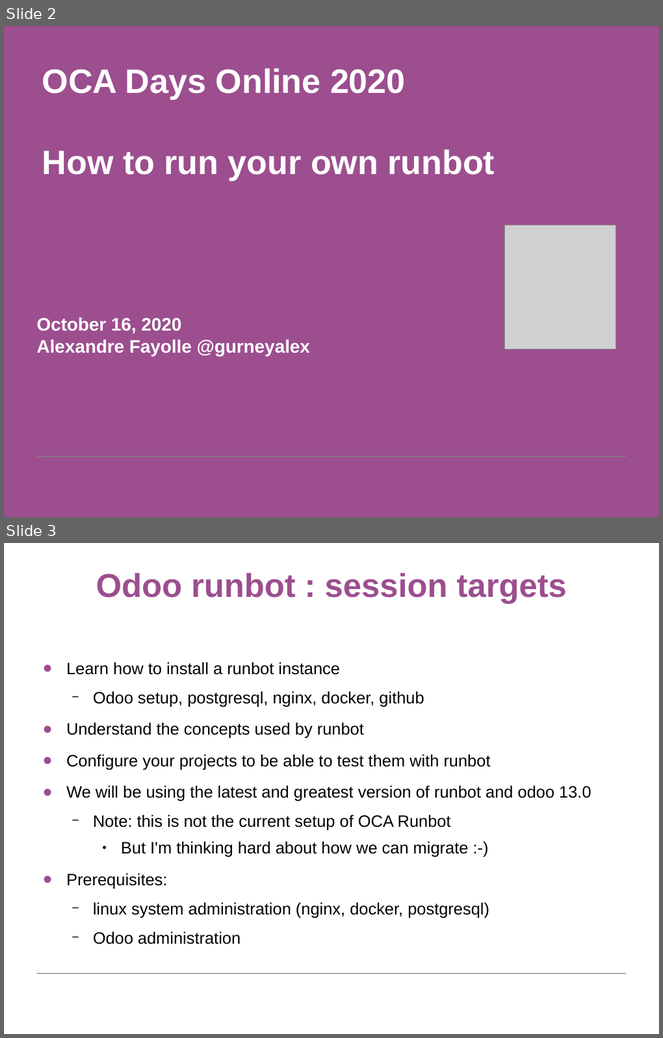
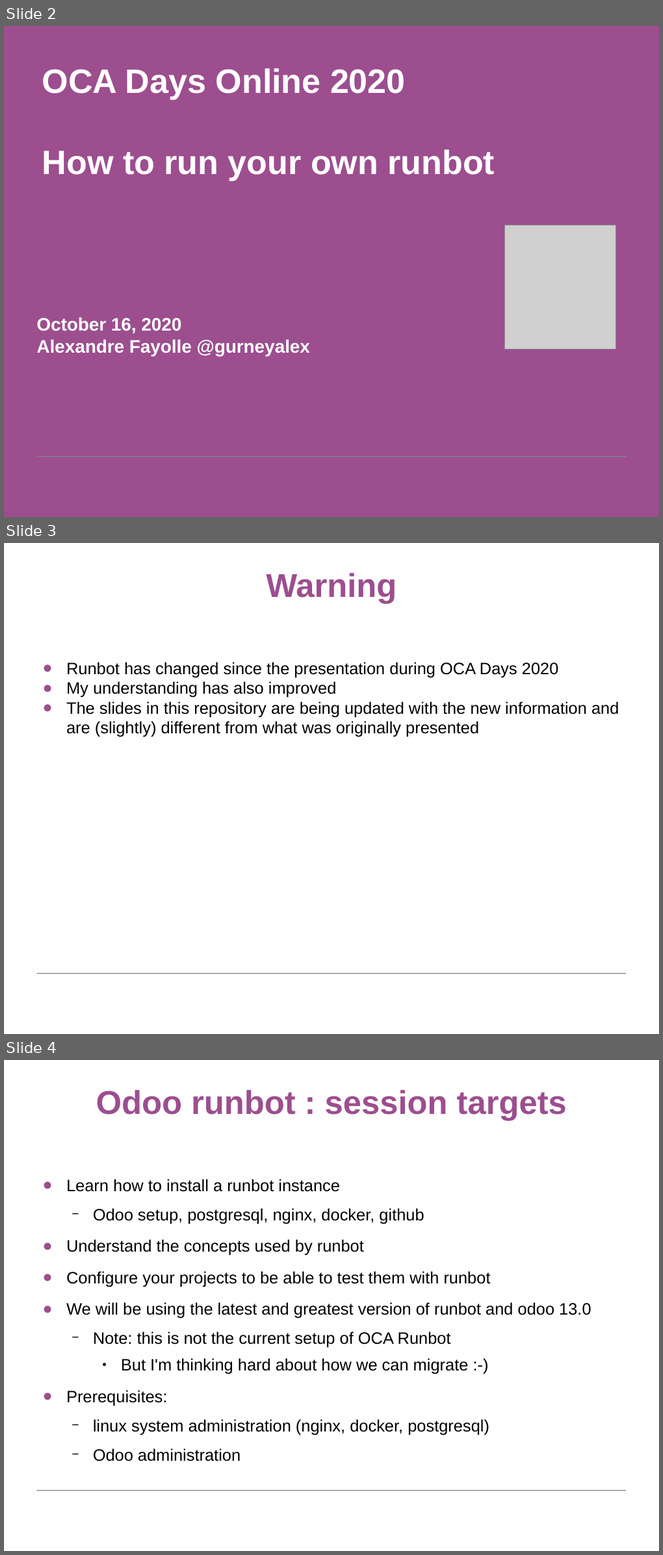
Before and after one commit to gurneyalex/runbotsetup, a slide deck: OCA Days 2020 - Runbot.odp. Shown one above the other, each under a label of ours: slides 2 and 3 before the commit, slides 2, 3 and 4 after it. The pictures are 663x1038 and 663x1555 pixels, drawn with LibreOffice and Linux fonts; fonts in the diff are those of the drawing; grey boxes stand for pictures; background and template pictures are left out. Boxes give left, top, right and bottom in pixels: in the first picture for what was removed or moved away, otherwise in the second. Text is boxed around its words. In the diff, an @@ line names an element or a change of style, - is before the commit and + after.

Commit message:
presentation: add warning about improvements

```diff
--- a/OCA Days 2020 - Runbot.odp
+++ b/OCA Days 2020 - Runbot.odp
@@ slide 3 added at (4, 543, 659, 1034), background #FFFFFF; not listed: 1 template element that a slide beside it also shows @@
@@ title added at (266, 573, 397, 603), 40 pt, text #9C4E8F, bold @@
+Warning
@@ text added at (66, 662, 619, 737), 20 pt, text #000000 @@
+● Runbot has changed since the presentation during OCA Days 2020
+● My understanding has also improved
+● The slides in this repository are being updated with the new information and are (slightly) different from what was originally presented
@@ what was slide 3 is now slide 4 @@
```
Also in this commit, not shown: 2 slides changed.
